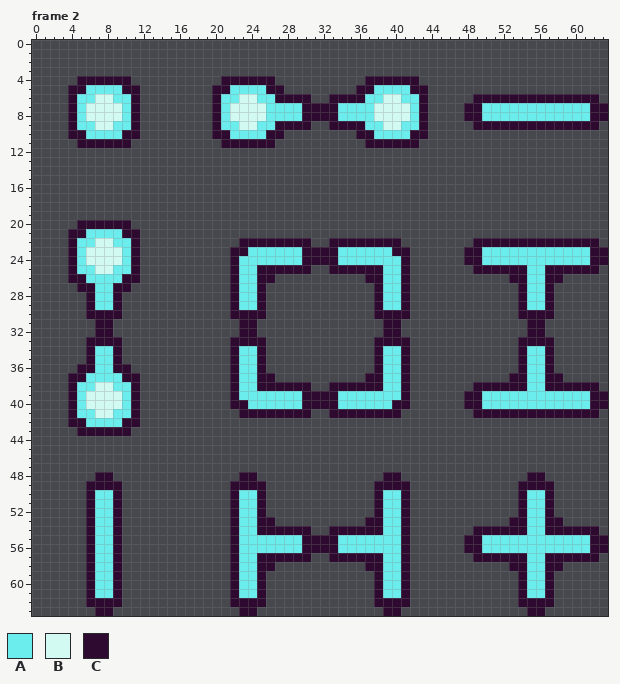
File history of a pixel-art file, entities/wire/wire.aseprite. Above, as it was before the edit.
64x64 pixels, 2 frames. Shown: frame 2.
Palette (. is transparent): A #6ceded  B #d2f9f2  C #2e0a30
And afterwards:
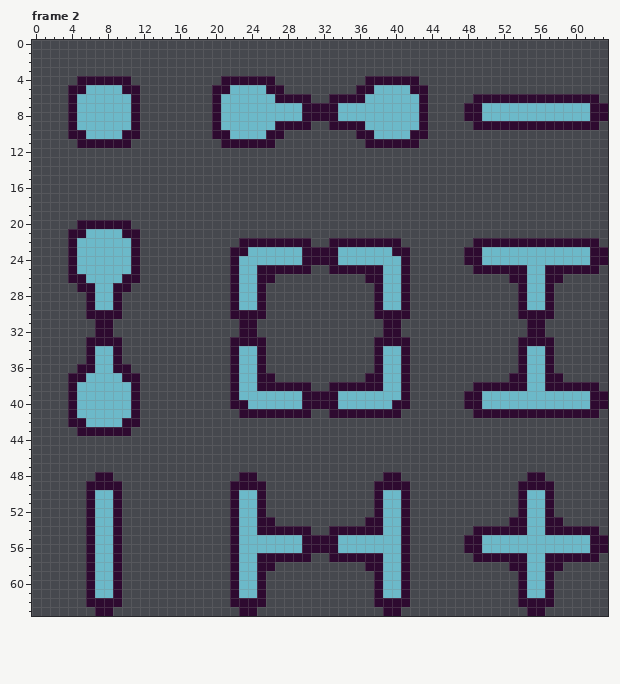
Edits made:
colour A: #6ceded -> #6cb9c9
Frame 2, layer "Layer 2":
y 6: x 7..8 BB -> AA; x 23..24 BB -> AA; x 39..40 BB -> AA
y 7..8: x 6..9 BBBB -> AAAA; x 22..25 BBBB -> AAAA; x 38..41 BBBB -> AAAA
y 9: x 7..8 BB -> AA; x 23..24 BB -> AA; x 39..40 BB -> AA
y 22: x 7..8 BB -> AA
y 23..24: x 6..9 BBBB -> AAAA
y 25: x 7..8 BB -> AA
y 38: x 7..8 BB -> AA
y 39..40: x 6..9 BBBB -> AAAA
y 41: x 7..8 BB -> AA
